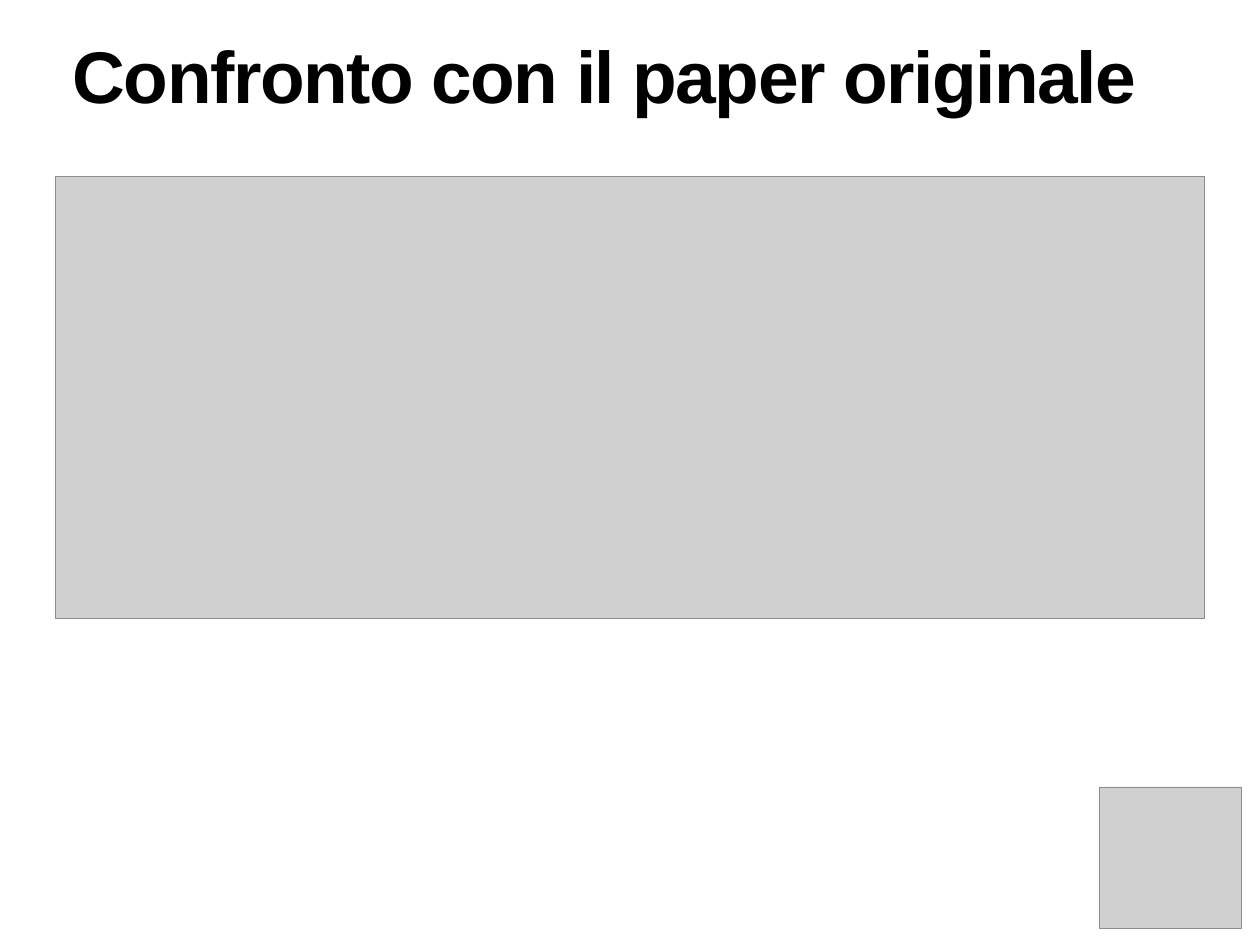
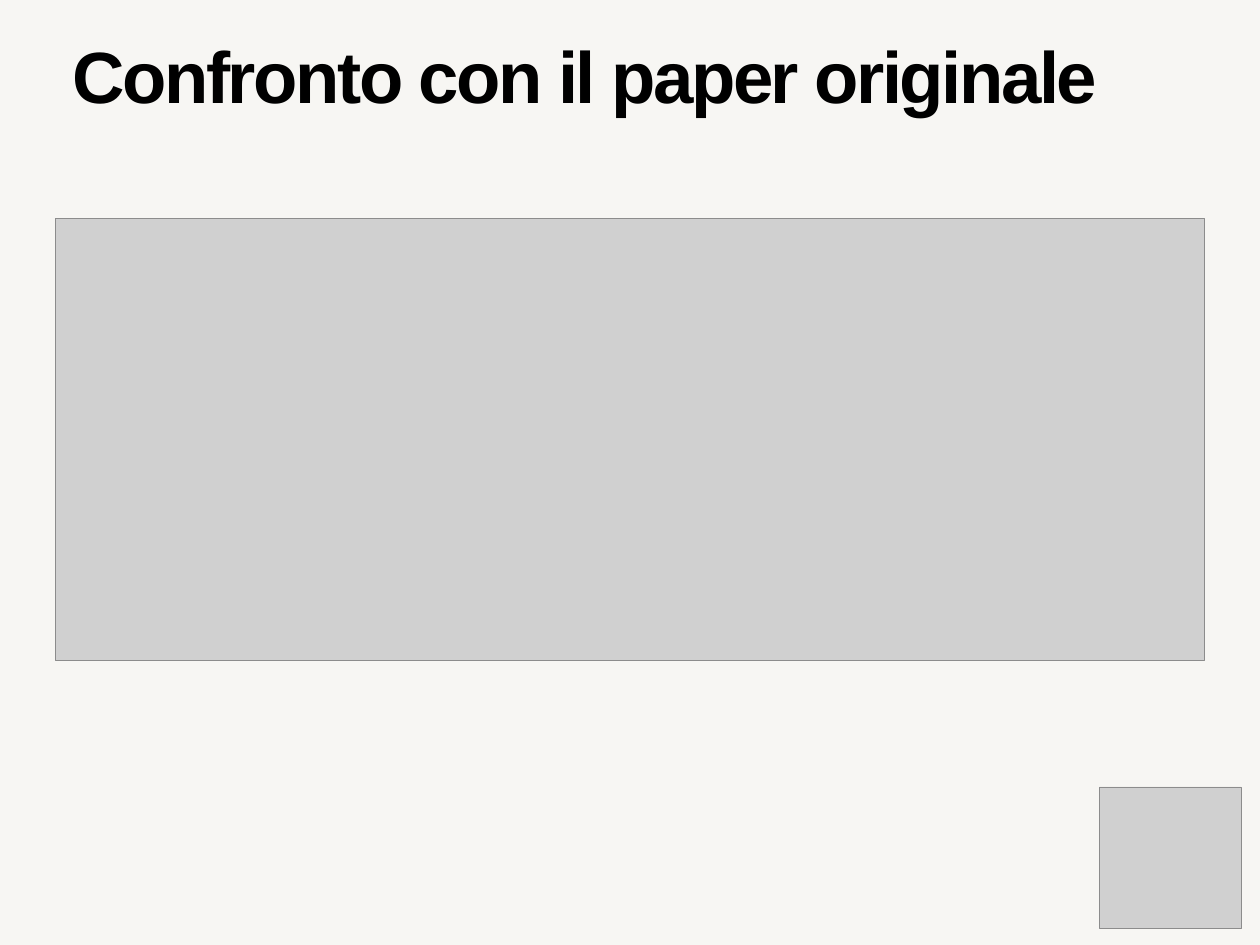
Before and after one commit to arielebabini/Modelli-Decisionali-e-Risposte-Neurali, a slide deck: slide 12 of Presentazione progetto interfacce.pptx. Drawn at 1260x945 pixels with LibreOffice and Linux fonts; fonts in the diff are those of the drawing; grey boxes stand for pictures. Boxes give left, top, right and bottom in pixels: in the first picture for what was removed or moved away, otherwise in the second. Text is boxed around its words. In the diff, an @@ line names an element or a change of style, - is before the commit and + after.

```diff
--- a/Presentazione progetto interfacce.pptx
+++ b/Presentazione progetto interfacce.pptx
@@ background #FFFFFF to #F7F6F3 @@
@@ title "Confronto con il paper originale" at (x1=73, y1=50, x2=1097, y2=117): size 59.4 to 59 pt, letter spacing -1.2 to -2 pt @@
@@ picture moved from (x1=56, y1=176, x2=1205, y2=618) to (x1=56, y1=218, x2=1205, y2=660) @@
```
Also in this commit, not shown: 14 other slides changed, 1 slide added, 4 other files.
